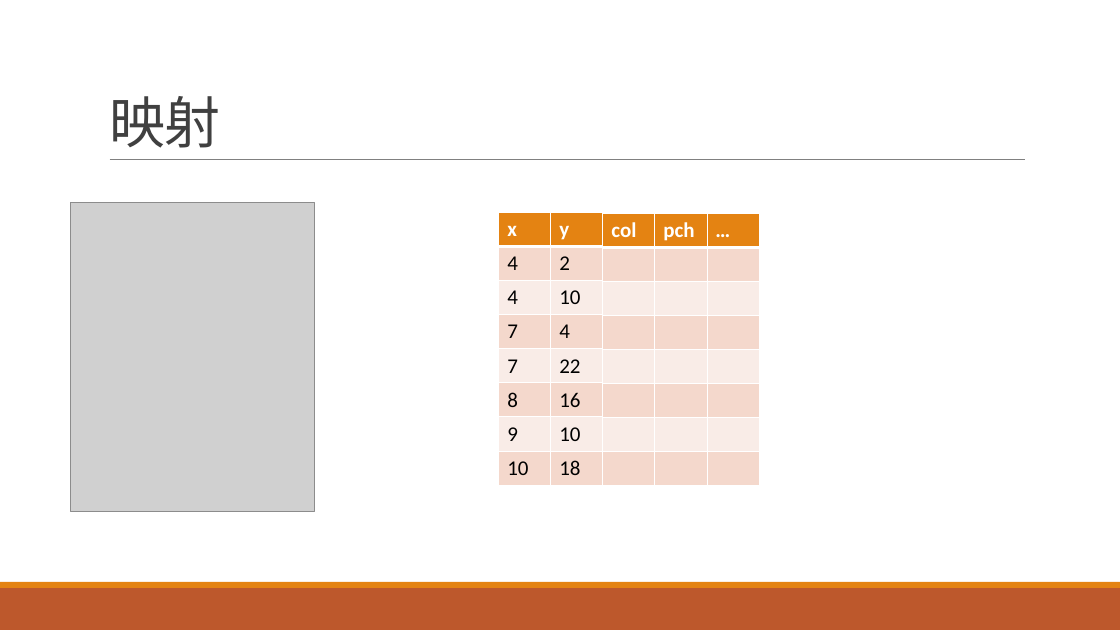
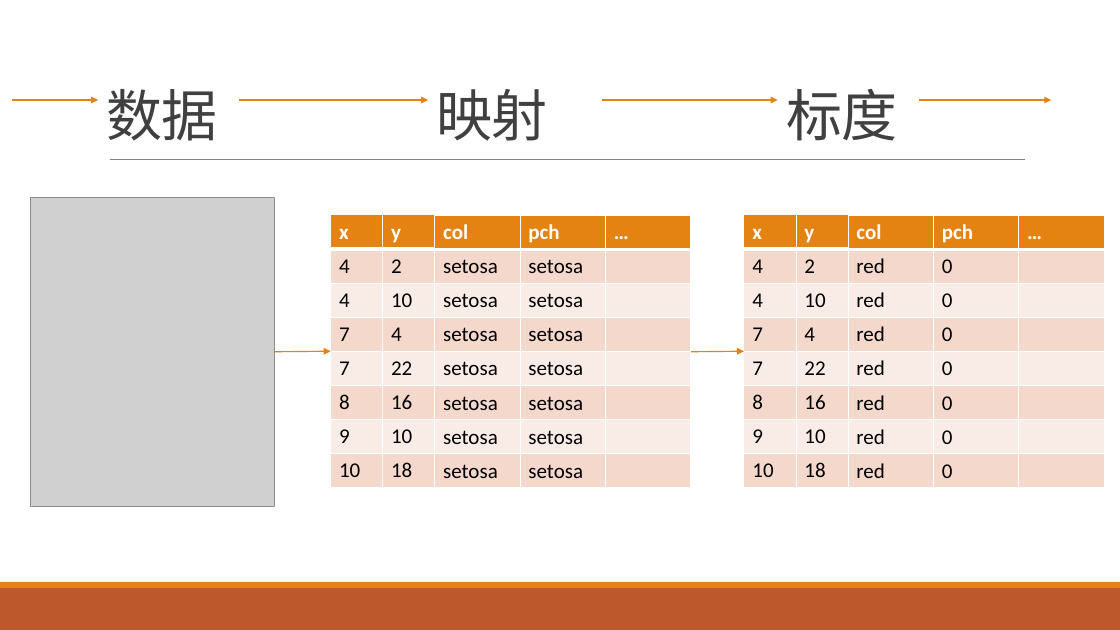
Before and after one commit to exoplanetX/DataAnalytics, a slide deck: slide 12 of 数据分析-5-数据可视化.pptx (slide 11 before the commit). Drawn at 1120x630 pixels with LibreOffice and Linux fonts; fonts in the diff are those of the drawing; grey boxes stand for pictures. Boxes give left, top, right and bottom in pixels: in the first picture for what was removed or moved away, otherwise in the second. Text is boxed around its words. In the diff, an @@ line names an element or a change of style, - is before the commit and + after.

```diff
--- a/数据分析-5-数据可视化.pptx
+++ b/数据分析-5-数据可视化.pptx
@@ title "映射": place and size @@
-title "映射" at (109,96,220,148)
+title "映射" at (436,89,547,141)
@@ text added at (107,89,218,141), 48 pt, text #404040 @@
+数据
@@ text added at (786,89,897,141), 48 pt, text #404040 @@
+标度
@@ arrow added from (13, 100) to (98, 100), #E48312 1 pt @@
@@ arrow added from (239, 100) to (429, 100), #E48312 1 pt @@
@@ arrow added from (602, 100) to (778, 100), #E48312 1 pt @@
@@ arrow added from (919, 100) to (1051, 100), #E48312 1 pt @@
@@ picture: place and size @@
-picture at (71,202,315,512)
+picture at (31,197,276,507)
@@ table: place and size @@
-table at (499,213,603,485)
+table at (331,215,435,487)
@@ table at (435,216,692,488) @@
-row 2, column 1: 
+row 2, column 1: setosa
-row 2, column 2: 
+row 2, column 2: setosa
-row 3, column 1: 
+row 3, column 1: setosa
-row 3, column 2: 
+row 3, column 2: setosa
-row 4, column 1: 
+row 4, column 1: setosa
-row 4, column 2: 
+row 4, column 2: setosa
-row 5, column 1: 
+row 5, column 1: setosa
-row 5, column 2: 
+row 5, column 2: setosa
-row 6, column 1: 
+row 6, column 1: setosa
-row 6, column 2: 
+row 6, column 2: setosa
-row 7, column 1: 
+row 7, column 1: setosa
-row 7, column 2: 
+row 7, column 2: setosa
-row 8, column 1: 
+row 8, column 1: setosa
-row 8, column 2: 
+row 8, column 2: setosa
@@ table: place and size @@
-table at (603,213,760,486)
+table at (435,216,692,488)
@@ table added at (744,215,849,487), 8 rows, 2 columns @@
+x | y
+4 | 2
+4 | 10
+7 | 4
+7 | 22
+8 | 16
+9 | 10
+10 | 18
@@ table added at (849,216,1106,488), 8 rows, 3 columns @@
+col | pch | …
+red | 0 | 
+red | 0 | 
+red | 0 | 
+red | 0 | 
+red | 0 | 
+red | 0 | 
+red | 0 | 
@@ arrow added from (275, 352) to (331, 351), #E48312 1 pt @@
@@ arrow added from (691, 352) to (744, 351), #E48312 1 pt @@
```
Also in this commit, not shown: 8 other slides changed, 4 slides added, 3 slides removed, 1 other file.
